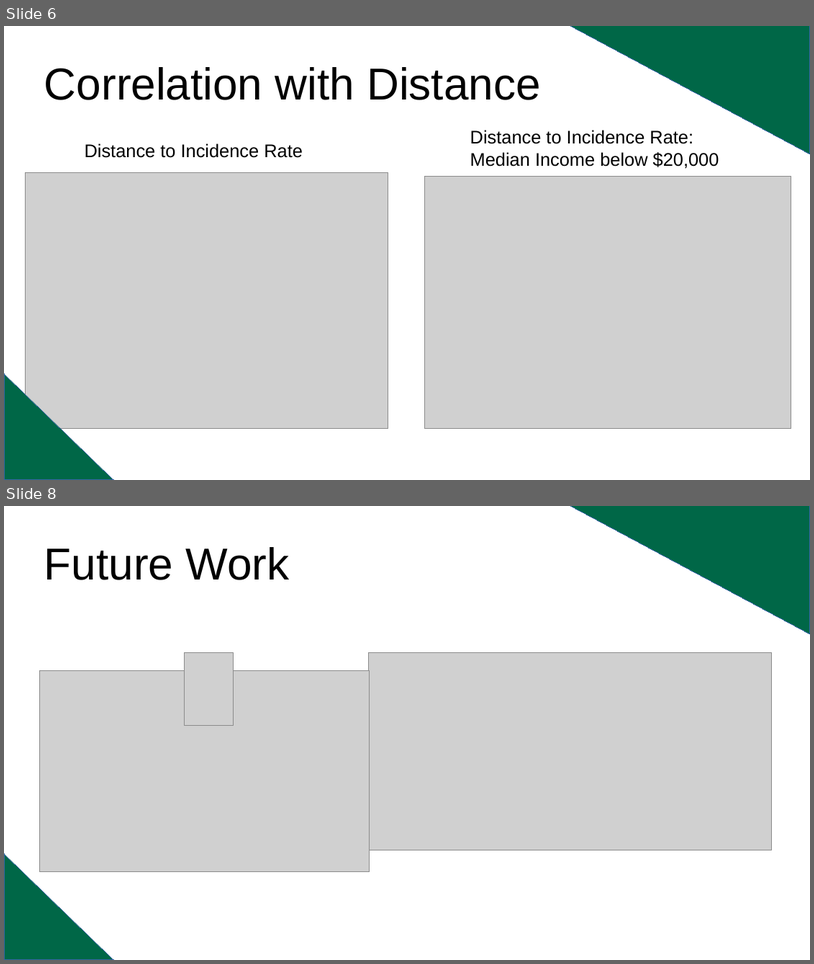
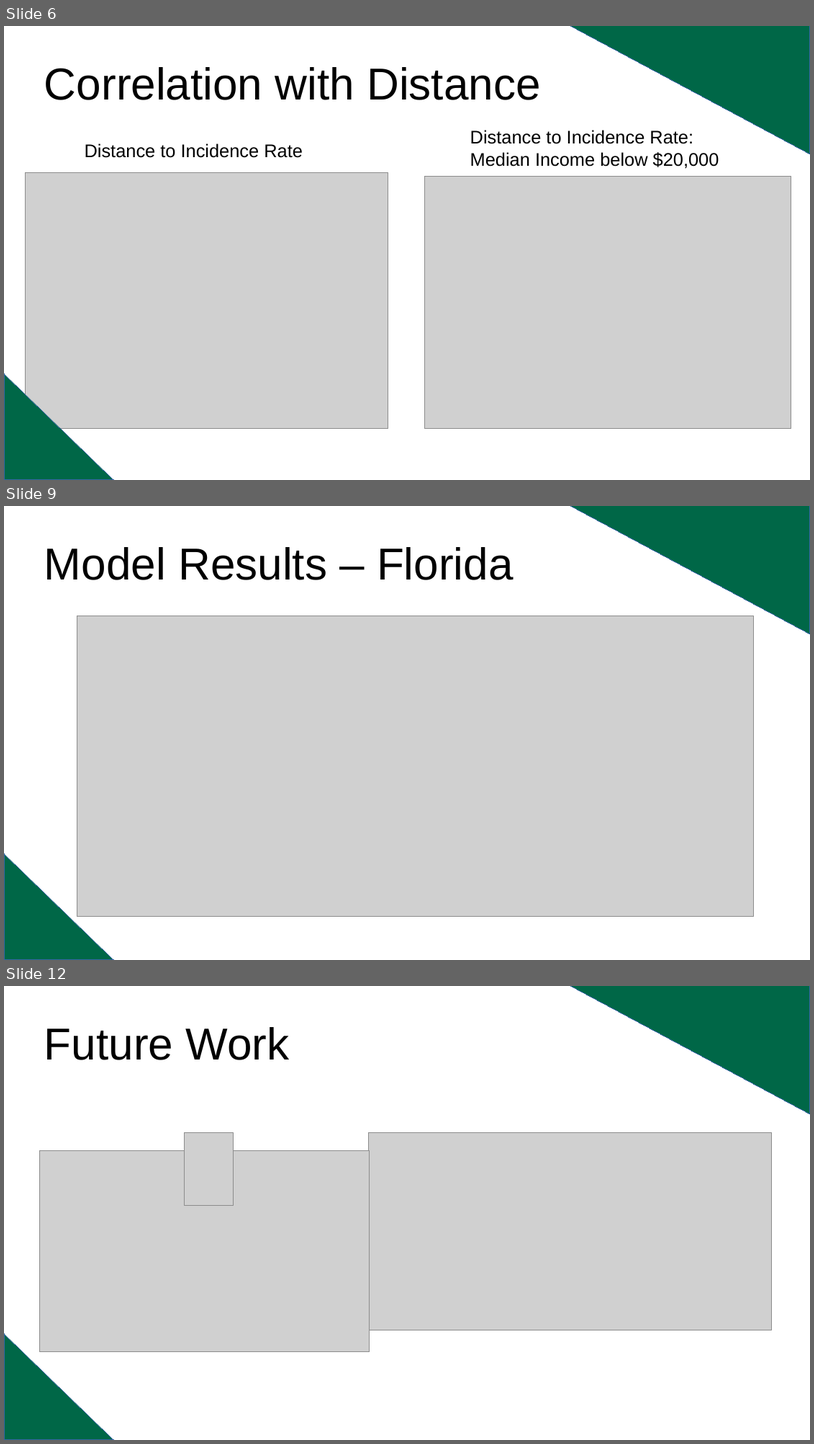
Before and after one commit to arturoAltamirano/arturoAltamirano, a slide deck: finalPresentation_arturoAltamirano.odp. Shown one above the other, each under a label of ours: slides 6 and 8 before the commit, slides 6, 9 and 12 after it; the slides between them are not shown. The pictures are 814x964 and 814x1444 pixels, drawn with LibreOffice and Linux fonts; fonts in the diff are those of the drawing; grey boxes stand for pictures. Boxes give left, top, right and bottom in pixels: in the first picture for what was removed or moved away, otherwise in the second. Text is boxed around its words. In the diff, an @@ line names an element or a change of style, - is before the commit and + after.

```diff
--- a/finalPresentation_arturoAltamirano.odp
+++ b/finalPresentation_arturoAltamirano.odp
@@ slide 9 added at box(4, 506, 810, 960), background #FFFFFF @@
@@ right triangle added at box(571, 506, 810, 634), fill #006747, outline #3465A4 0 pt @@
@@ title added at box(44, 547, 514, 580), 44 pt, text #000000 @@
+Model Results – Florida
@@ picture added at box(77, 615, 754, 916) @@
@@ right triangle added at box(4, 854, 113, 960), fill #006747, outline #3465A4 0 pt @@
@@ what was slide 8 is now slide 12 @@
```
Also in this commit, not shown: 4 other slides added, 1 slide removed, 2 other files.
